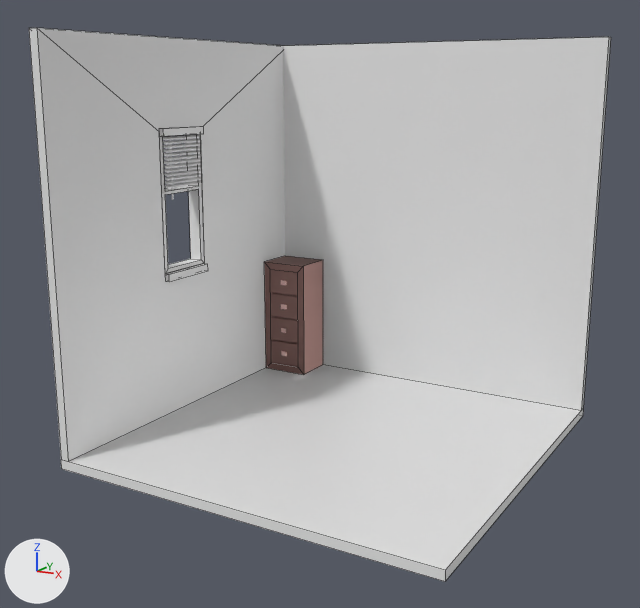
An edit to the Blender file Blends/HoYaCho.blend, drawn before and after from the same camera.
Camera for both pictures: a camera (50 mm lens) standing at (14.76, -26.72, 12.46) and looking at (-0.46, -0.76, 5.1). Arrows for +X, +Y and +Z are at lower left; the lights stay in place. Mesh edges are drawn as thin lines on the coarser meshes.

The first picture shows 'Cabinet', 'Cabinet.001', 'Cube', 'Cube.001', 'Cube.002', 'Window_Blind', 'Window_Top.001'.
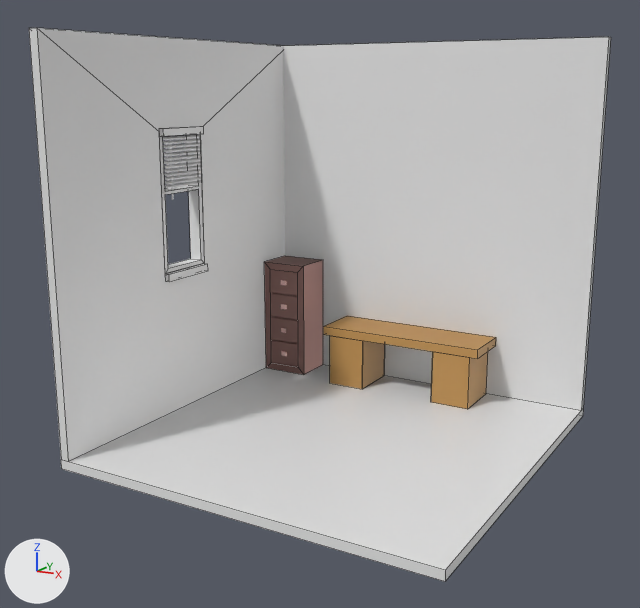
Where the change shows, as pixel boxes [x1, y1, x2, y2] in the pictures (640 x 608 px):
'Desk.001', added: after [330, 336, 488, 409]
'Desk', added (orange): after [323, 316, 496, 359]

Diff of the bpy script that builds the scene:
```diff
--- a/Blends/HoYaCho.blend.py
+++ b/Blends/HoYaCho.blend.py
@@ mat_desk @@
+mat_desk = principled_material('Desk')
+mat_desk.base_color = (0.512, 0.274, 0.0806)  # orange #be8f50
@@ me_cube_012 @@
+me_cube_012.from_pydata([(3.11, -1.03, -1.13), (3.11, -1.03, 0.98), (3.11, 1.03, -1.13), (3.11, 1.03, 0.98), (1.56, 1.03, -1.13), (1.56, 1.03, 0.98), (1.56, -1.03, -1.13), (1.56, -1.03, 0.98), (1.56, 1.03, 0.98), (1.56, -1.03, 0.98), (1.56, 1.03, -1.13), (1.56, -1.03, -1.13)], [], [(10, 8, 3, 2), (2, 3, 1, 0), (10, 2, 0, 6), (3, 8, 7, 1), (0, 1, 7, 6), (9, 5, 4, 11)])
+me_cube_012.materials.append(mat_desk)  # orange #be8f50
@@ me_cube_011 @@
+me_cube_011.from_pydata(...)  # a box spanning x -3.43..3.43, y -1.03..1.03, z -0.18..0.18
+me_cube_011.materials.append(mat_desk)  # orange #be8f50
@@ ob_desk_001 @@
+ob_desk_001 = bpy.data.objects.new('Desk.001', me_cube_012)
+ob_desk_001.location = (0.0, 5.62, 1.29)
+_m = ob_desk_001.modifiers.new('Mirror', 'MIRROR')
@@ ob_desk @@
+ob_desk = bpy.data.objects.new('Desk', me_cube_011)
+ob_desk.location = (0.0, 5.62, 2.46)
```
